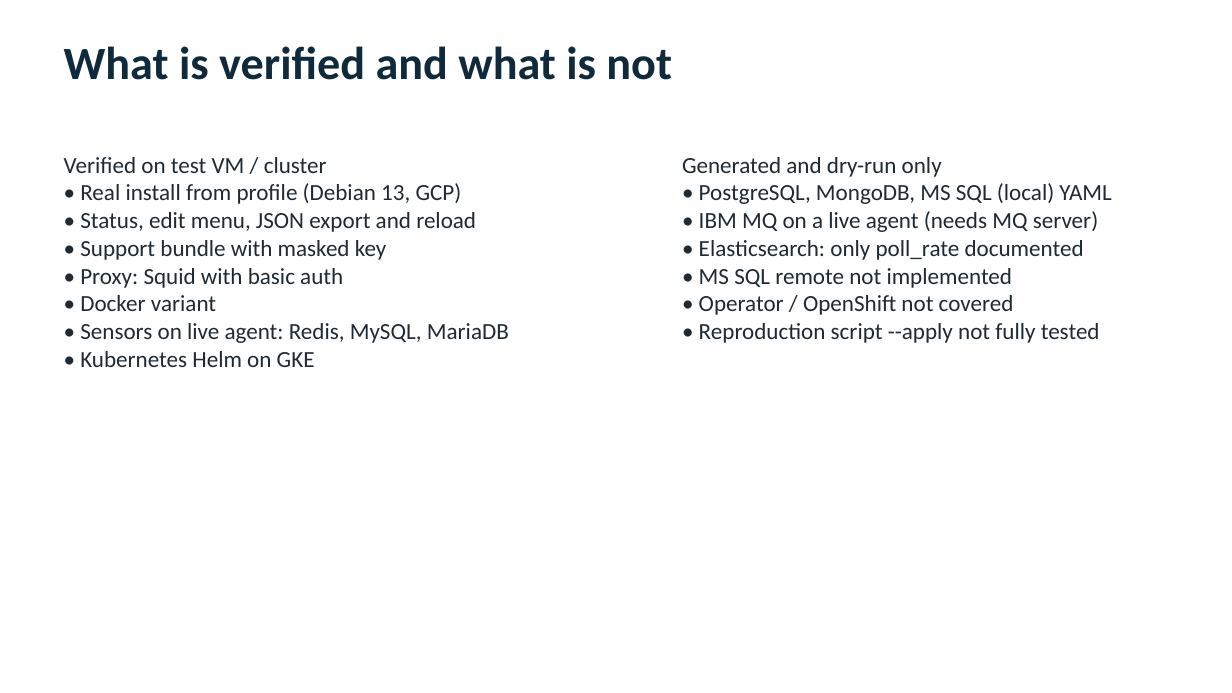
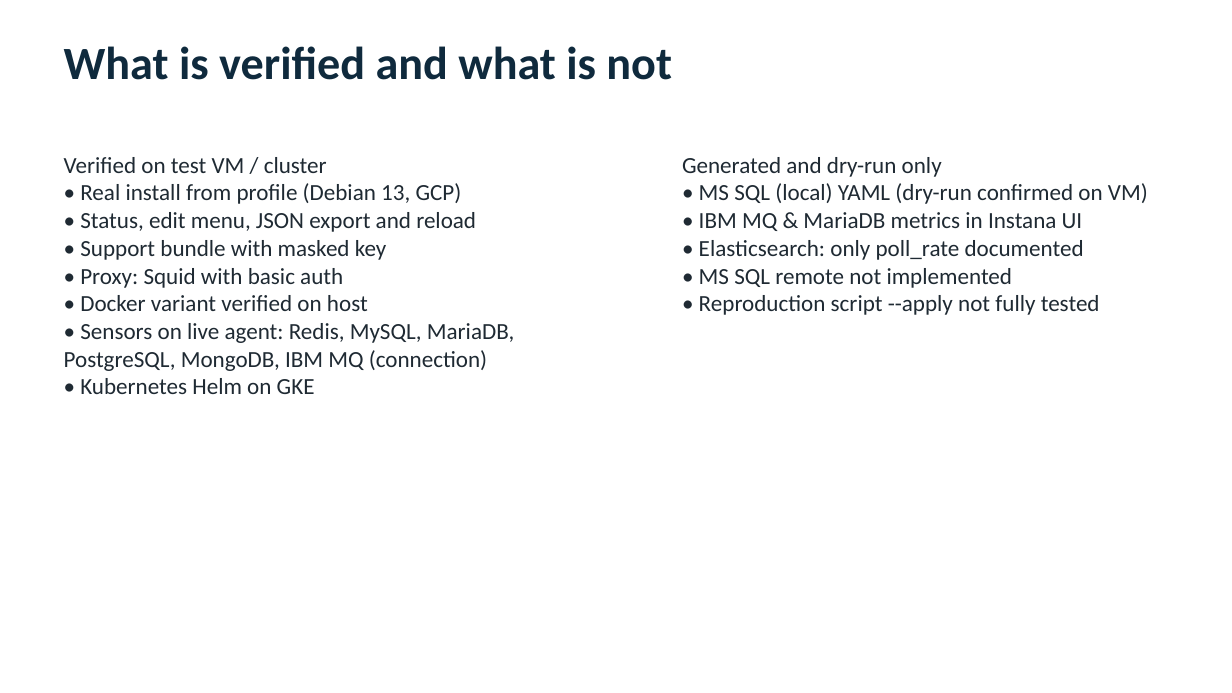
Before and after one commit to miodragmikrut1980/instana-agent-script, a slide deck: slide 10 of presentation/Instana-Agent-Installer.pptx. Drawn at 1232x693 pixels with LibreOffice and Linux fonts; fonts in the diff are those of the drawing. Boxes give left, top, right and bottom in pixels: in the first picture for what was removed or moved away, otherwise in the second. Text is boxed around its words. In the diff, an @@ line names an element or a change of style, - is before the commit and + after.

Commit message:
Add visual install catalog, Log Triage tool and agent-install.sh status/triage/DB-MQ sensor support
- agent-config-generator.html: 18-platform install catalog, command/YAML/repro-lab/ticket-reply generators
- agent-triage.html: offline agent.log diagnostics with 7 error signatures
- agent-install.sh: --status, --connectivity, --triage, interactive menu, DB/MQ sensor config
- refreshed instana-agent-installer.zip, docs and presentation

```diff
--- a/presentation/Instana-Agent-Installer.pptx
+++ b/presentation/Instana-Agent-Installer.pptx
@@ text at [699,183,1148,231]: text changed @@
-• PostgreSQL, MongoDB, MS SQL (local) YAML
-• IBM MQ on a live agent (needs MQ server)
+• MS SQL (local) YAML (dry-run confirmed on VM)
+• IBM MQ & MariaDB metrics in Instana UI
@@ text at [64,295,514,371]: text changed @@
-• Docker variant
-• Sensors on live agent: Redis, MySQL, MariaDB
+• Docker variant verified on host
+• Sensors on live agent: Redis, MySQL, MariaDB, PostgreSQL, MongoDB, IBM MQ (connection)
@@ text at [699,295,1014,315]: paragraph removed @@
-• Operator / OpenShift not covered
```
Also in this commit, not shown: 3 other slides changed, 7 other files.
